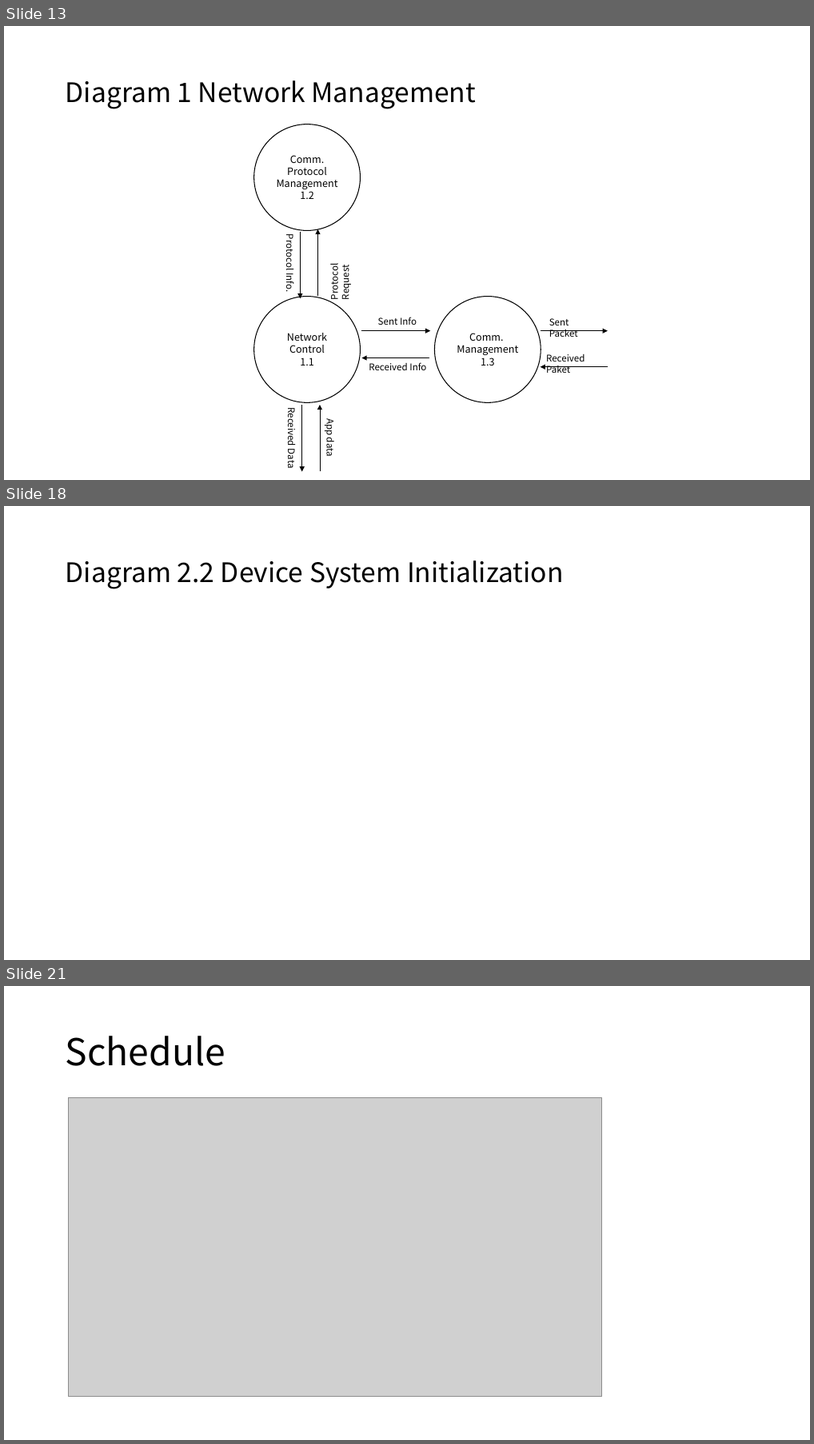
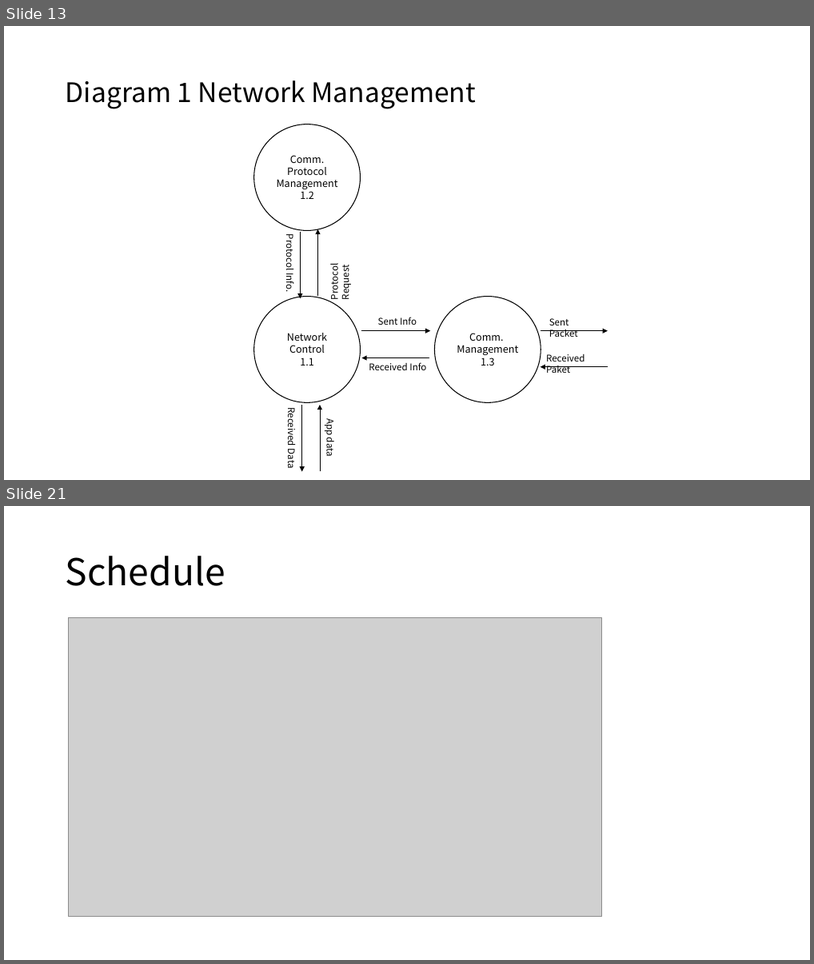
Before and after one commit to soobinjeon/MinT, a slide deck: doc/Framework Development Note.pptx. Shown one above the other, each under a label of ours: slides 13, 18 and 21 before the commit, slides 13 and 21 after it; the slides between them are not shown. The pictures are 814x1444 and 814x964 pixels, drawn with LibreOffice and Linux fonts; fonts in the diff are those of the drawing; grey boxes stand for pictures. Boxes give left, top, right and bottom in pixels: in the first picture for what was removed or moved away, otherwise in the second. Text is boxed around its words. In the diff, an @@ line names an element or a change of style, - is before the commit and + after.

```diff
--- a/doc/Framework Development Note.pptx
+++ b/doc/Framework Development Note.pptx
@@ slide 18 removed at box(4, 506, 810, 960), background #FFFFFF @@
@@ title removed at box(66, 560, 563, 589) @@
-Diagram 2.2 Device System Initialization
```
Also in this commit, not shown: 6 slides changed, 5 slides added, 3 other slides removed, 10 other files.
